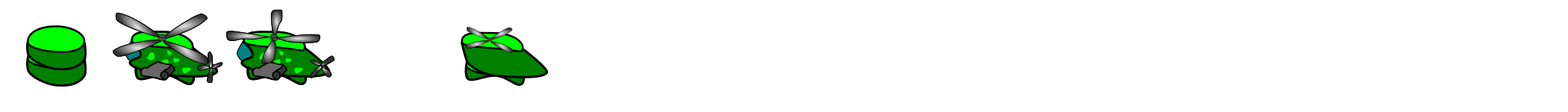
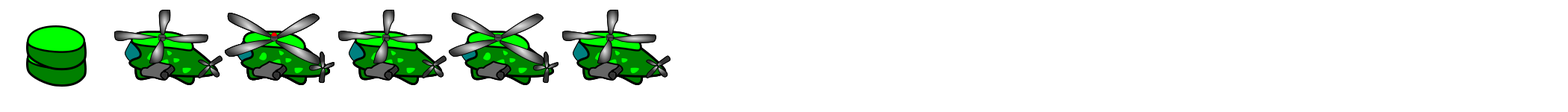
Revision of a layered 1568x112 image; what changed, layer by layer:
added layer "Livello incollato #1" above "Livello incollato" over [224, 12, 335, 86]
painted on "Livello incollato" over [112, 9, 671, 86]
